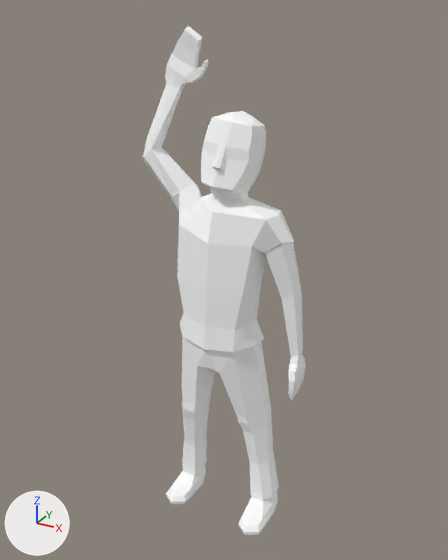
The glTF model frontend/assets/models3d/packs/quaternius-fbx/male_standing_waving.glb, before and after one commit.
Both versions are drawn from a 50 mm lens placed at (1.019, -1.806, 1.887), pointed at (0.004, 0.039, 0.965). The axes (+X, +Y, +Z) are drawn at lower left. The lights are the same throughout. The first picture is the older version. Where no turn or scale is listed for an object, it has been applied to the vertices.

In view in the first picture: 'Male_Standing_Waving'.
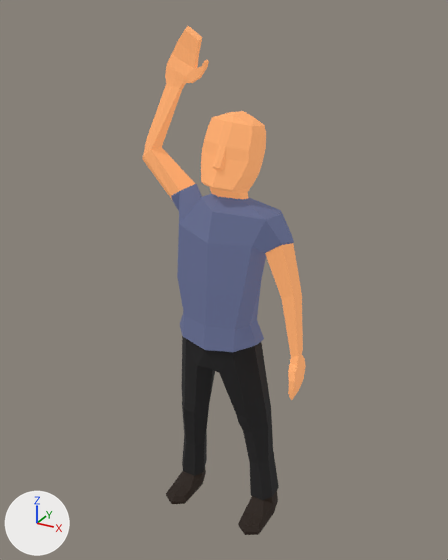
Location of each change, [x1, y1, x2, y2] in pixels of the pictures (448 x 560 px):
'Male_Standing_Waving', recoloured, surface changed (darker)
    both: [143, 26, 306, 535]

Patch to the scene script:
```diff
--- a/frontend/assets/models3d/packs/quaternius-fbx/male_standing_waving.glb.py
+++ b/frontend/assets/models3d/packs/quaternius-fbx/male_standing_waving.glb.py
@@ mat_material_0 @@
 mat_material_0 = principled_material('Material_0')
-mat_material_0.base_color = (1.0, 1.0, 1.0)  # white #ffffff
+mat_material_0.base_color = (0.52, 0.216, 0.0804)  # orange #bf8050
 mat_material_0.roughness = 0.85
+mat_material_0.emission_strength = 1.0
+mat_material_0.emission_color = (0.52, 0.216, 0.0804)  # orange #bf8050
@@ mat_material_1 @@
 mat_material_1 = principled_material('Material_1')
-mat_material_1.base_color = (1.0, 1.0, 1.0)  # white #ffffff
+mat_material_1.base_color = (0.0608, 0.0713, 0.134)  # dark blue #464b66
 mat_material_1.roughness = 0.85
+mat_material_1.emission_strength = 1.0
+mat_material_1.emission_color = (0.0608, 0.0713, 0.134)  # dark blue #464b66
@@ mat_material_2 @@
 mat_material_2 = principled_material('Material_2')
-mat_material_2.base_color = (1.0, 1.0, 1.0)  # white #ffffff
+mat_material_2.base_color = (0.00497, 0.00461, 0.00477)  # black #0f0f0f
 mat_material_2.roughness = 0.85
+mat_material_2.emission_strength = 1.0
+mat_material_2.emission_color = (0.00497, 0.00461, 0.00477)  # black #0f0f0f
@@ mat_material_3 @@
 mat_material_3 = principled_material('Material_3')
-mat_material_3.base_color = (1.0, 1.0, 1.0)  # white #ffffff
+mat_material_3.base_color = (0.00866, 0.00438, 0.00219)  # black #170e07
 mat_material_3.roughness = 0.85
+mat_material_3.emission_strength = 1.0
```
